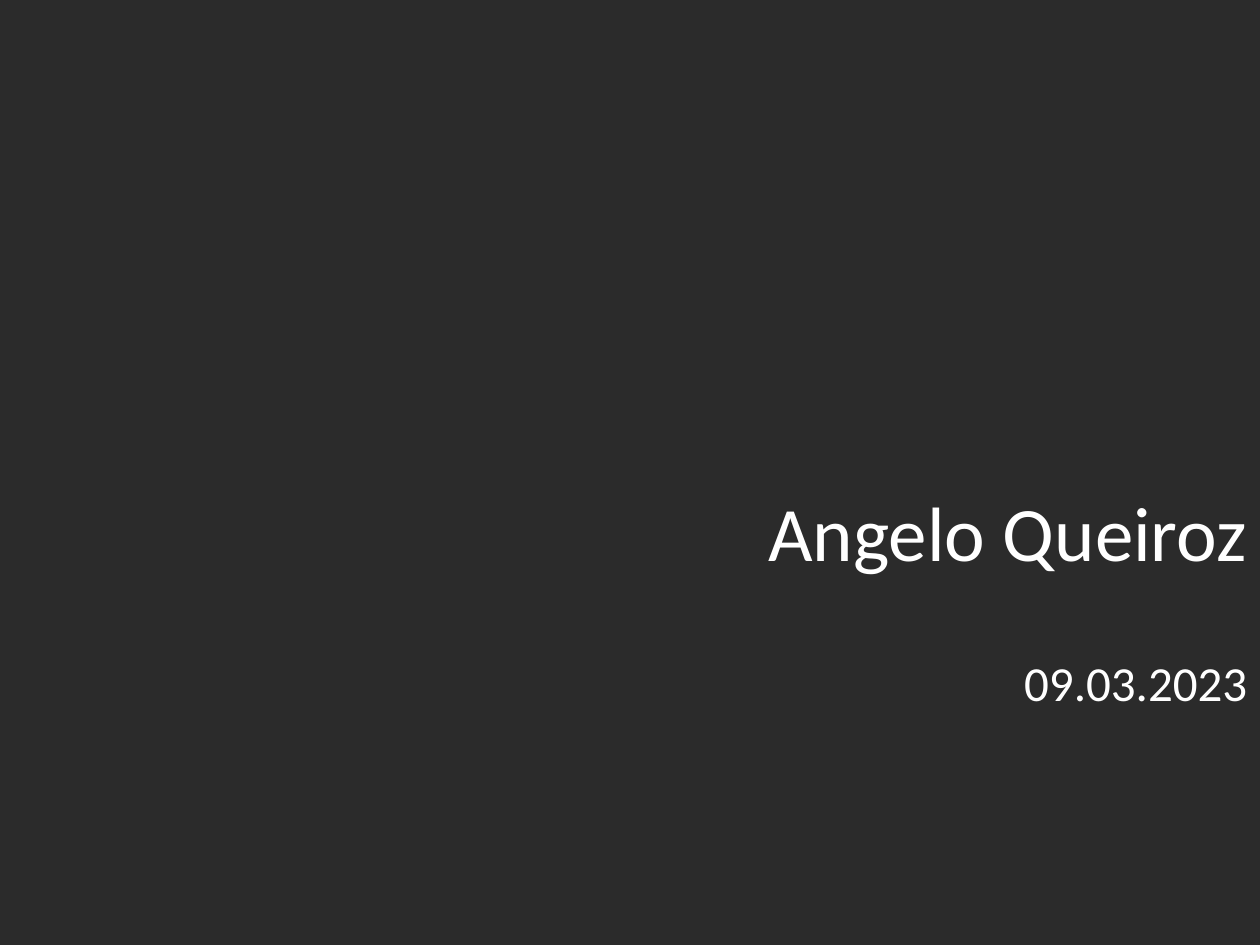
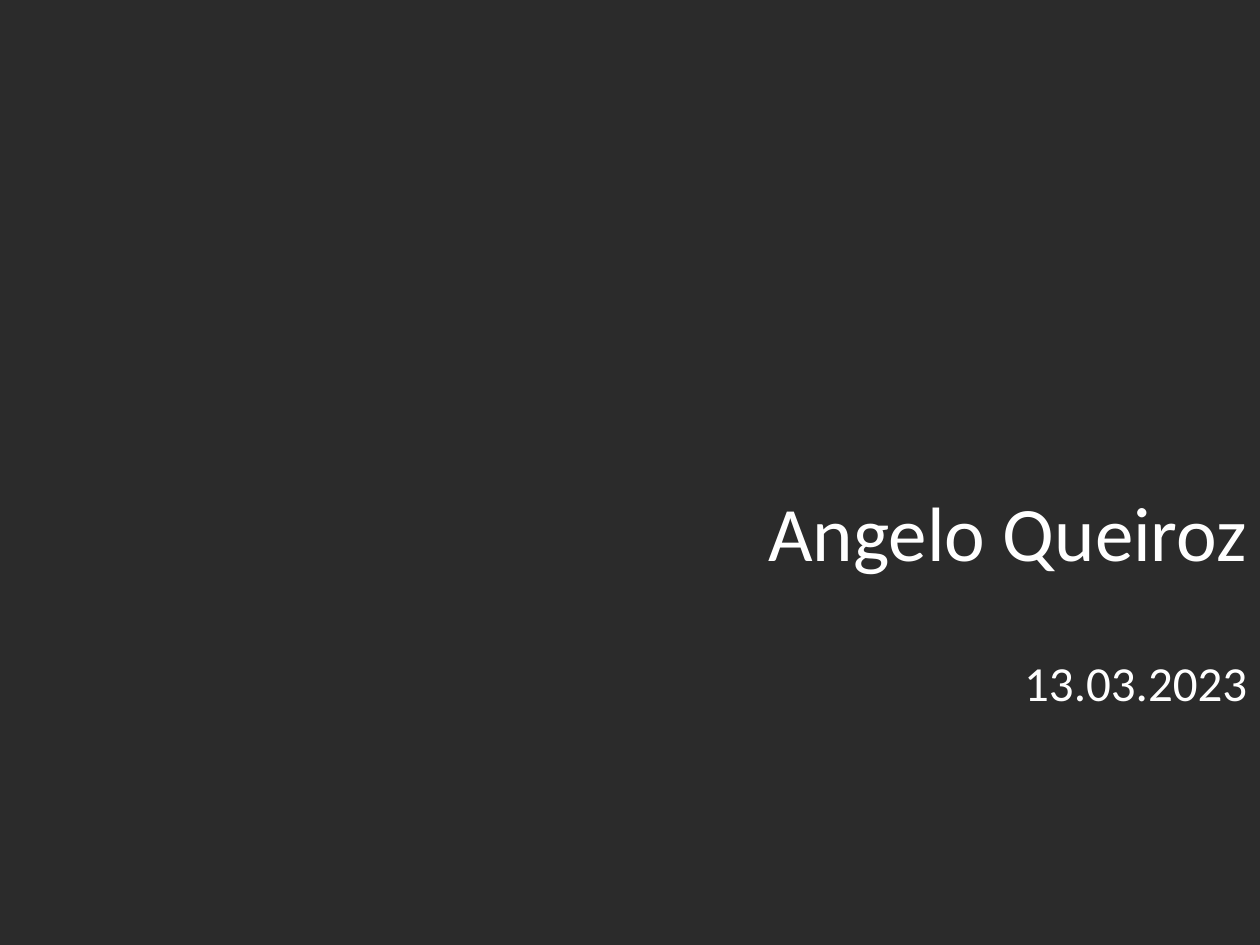
Before and after one commit to Angelo2809/Auto-criador-de-PPT, a slide deck: slide 1 of PPT.pptx. Drawn at 1260x945 pixels with LibreOffice and Linux fonts; fonts in the diff are those of the drawing; background and template pictures are left out; a plain dark background stands for a picture behind light text. Boxes give left, top, right and bottom in pixels: in the first picture for what was removed or moved away, otherwise in the second. Text is boxed around its words. In the diff, an @@ line names an element or a change of style, - is before the commit and + after.

```diff
--- a/PPT.pptx
+++ b/PPT.pptx
@@ text at bbox=[1024, 669, 1247, 702]: text changed @@
-09.03.2023
+13.03.2023
```
Also in this commit, not shown: 1 other slide changed, 2 other files.
